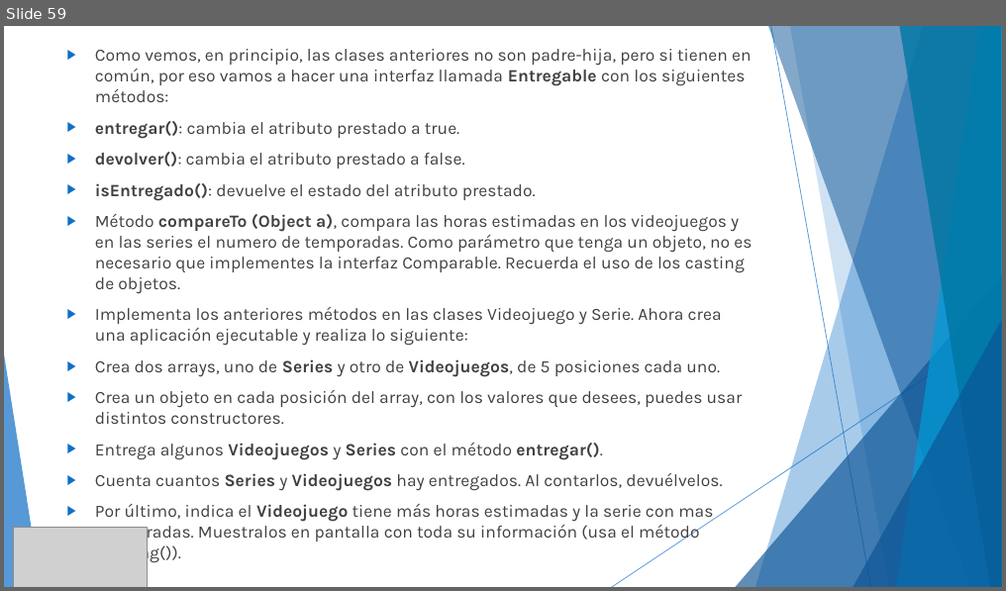
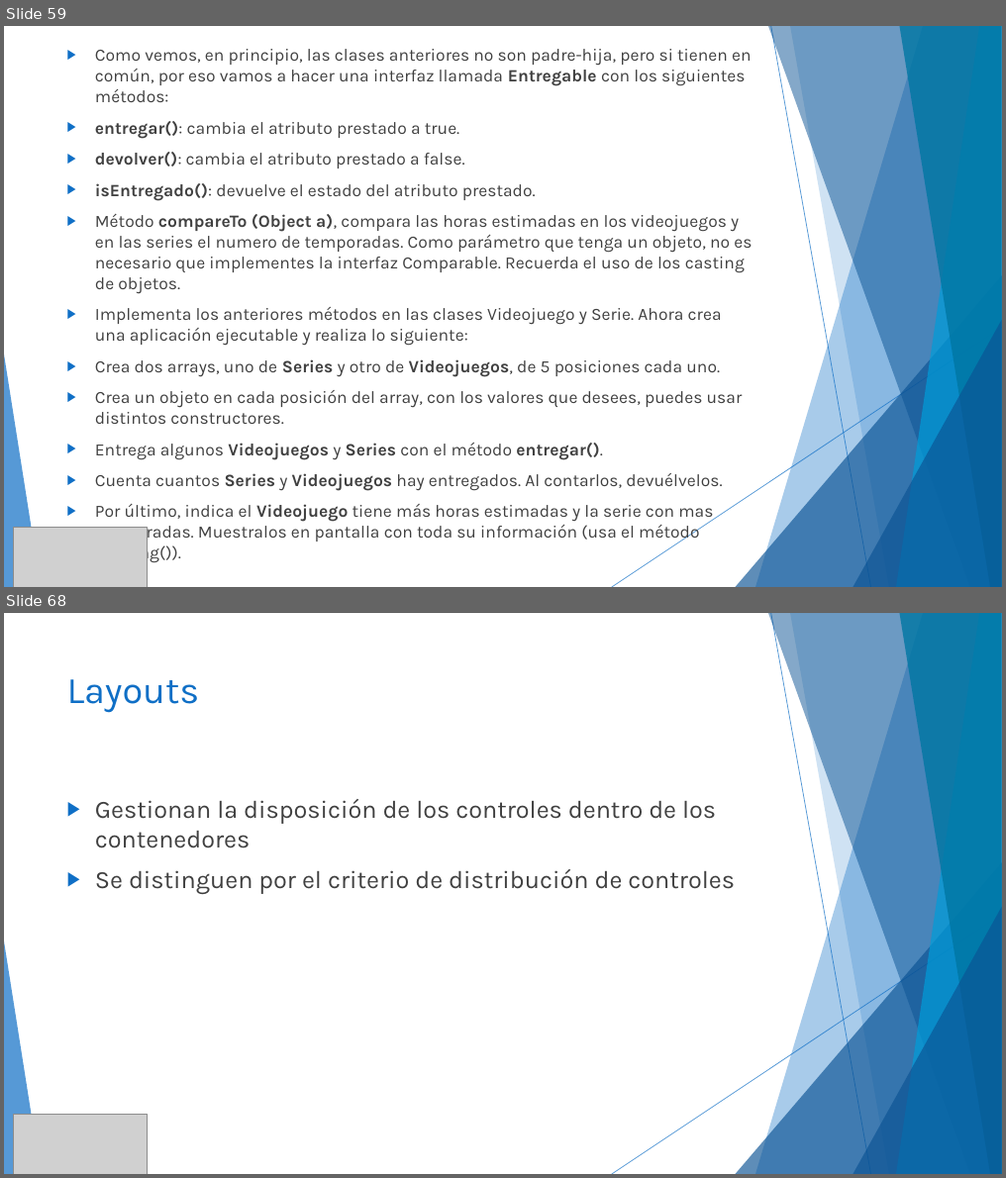
Before and after one commit to MChuil/Java, a slide deck: JAVA.pptx. Shown one above the other, each under a label of ours: slide 59 before the commit, slides 59 and 68 after it; the slides between them are not shown. The pictures are 1006x591 and 1006x1178 pixels, drawn with LibreOffice and Linux fonts; fonts in the diff are those of the drawing; grey boxes stand for pictures. Boxes give left, top, right and bottom in pixels: in the first picture for what was removed or moved away, otherwise in the second. Text is boxed around its words. In the diff, an @@ line names an element or a change of style, - is before the commit and + after.

```diff
--- a/JAVA.pptx
+++ b/JAVA.pptx
@@ slide 68 added at (4, 613, 1002, 1174), background #FFFFFF; not listed: 10 template elements that a slide beside it also shows @@
@@ title added at (67, 679, 200, 713), 36 pt, text #0F6FC6 @@
+Layouts
@@ text added at (95, 799, 735, 894), 24 pt, text #404040 @@
+▶ Gestionan la disposición de los controles dentro de los contenedores
+▶ Se distinguen por el criterio de distribución de controles
@@ picture added at (14, 1115, 147, 1174) @@
```
Also in this commit, not shown: 2 slides changed, 11 other slides added, 1 slide removed, 22 other files.
